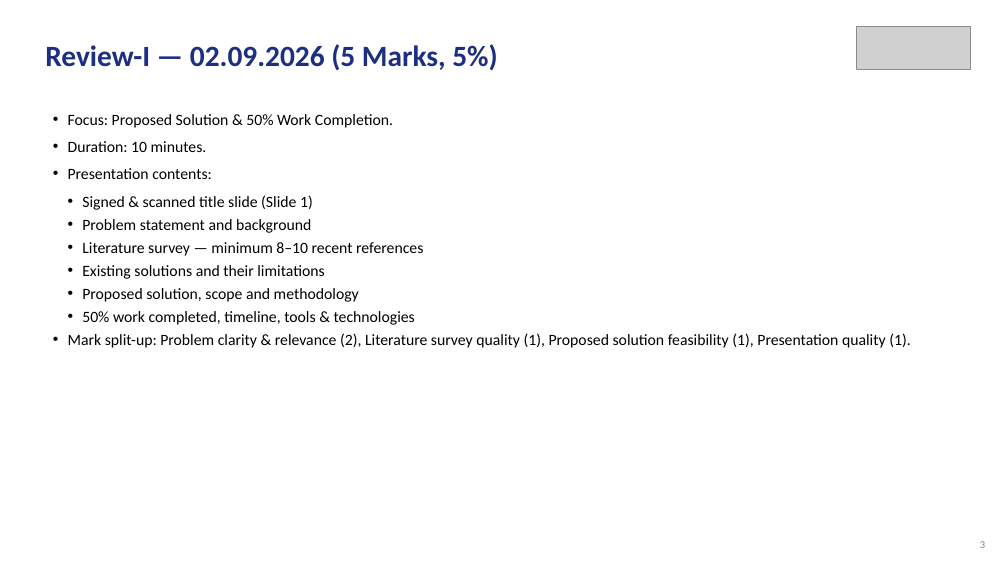
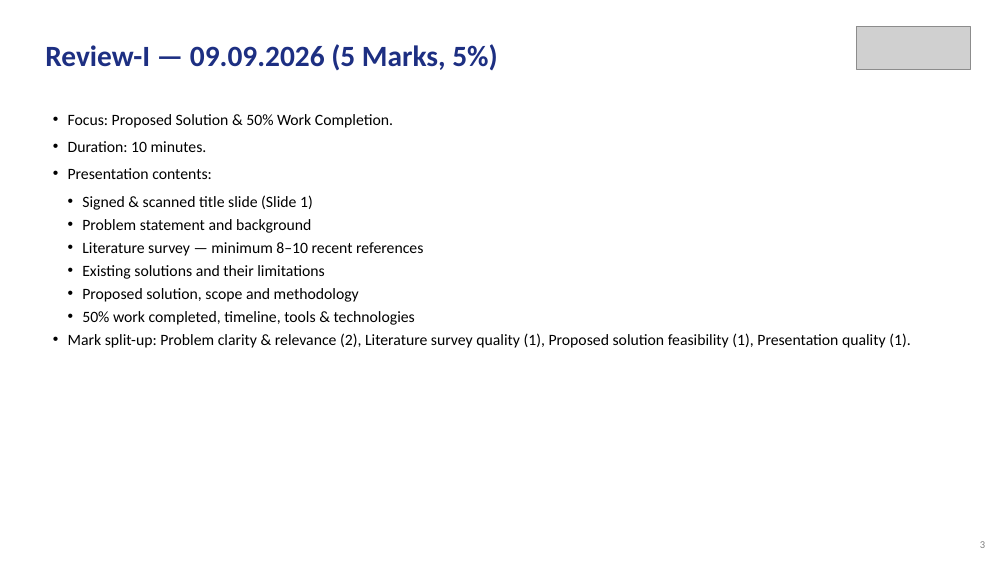
Before and after one commit to Amritha902/gan-driver, a slide deck: slide 3 of review/Review1_GaN_Segmented_Gate_Driver.pptx. Drawn at 1008x567 pixels with LibreOffice and Linux fonts; fonts in the diff are those of the drawing; grey boxes stand for pictures. Boxes give left, top, right and bottom in pixels: in the first picture for what was removed or moved away, otherwise in the second. Text is boxed around its words. In the diff, an @@ line names an element or a change of style, - is before the commit and + after.

```diff
--- a/review/Review1_GaN_Segmented_Gate_Driver.pptx
+++ b/review/Review1_GaN_Segmented_Gate_Driver.pptx
@@ text at bbox=[45, 44, 497, 70]: text changed @@
-Review-I — 02.09.2026 (5 Marks, 5%)
+Review-I — 09.09.2026 (5 Marks, 5%)
```
Also in this commit, not shown: 3 other slides changed, 3 other files.
